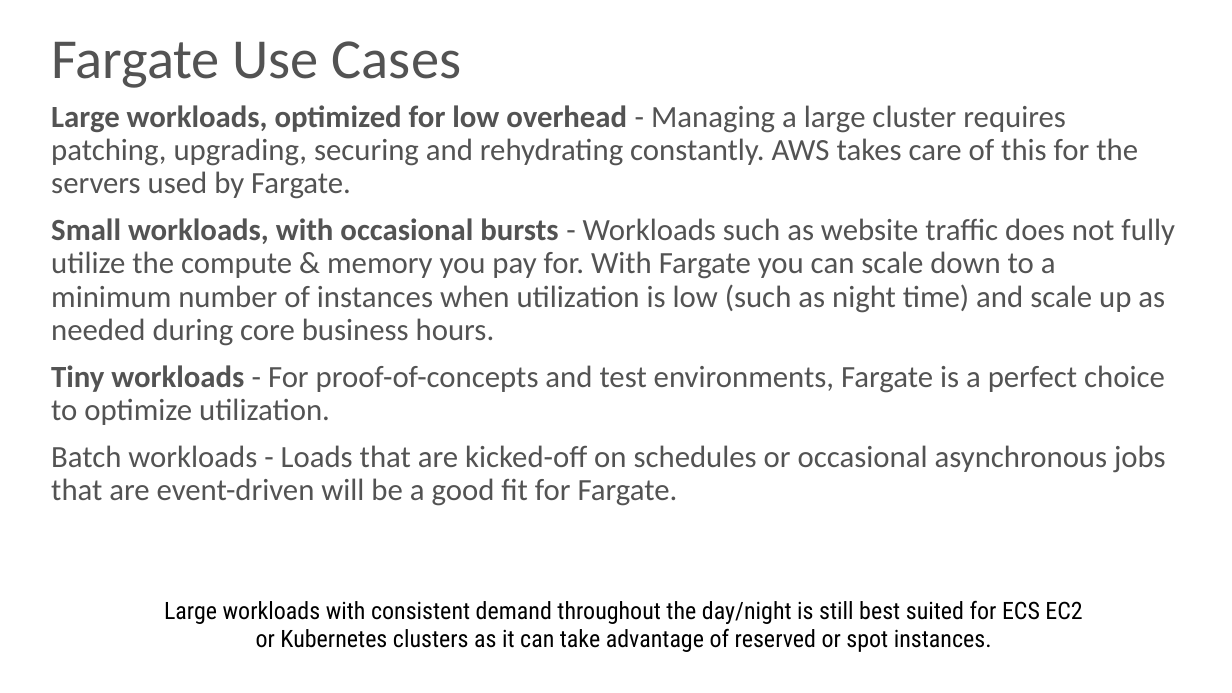
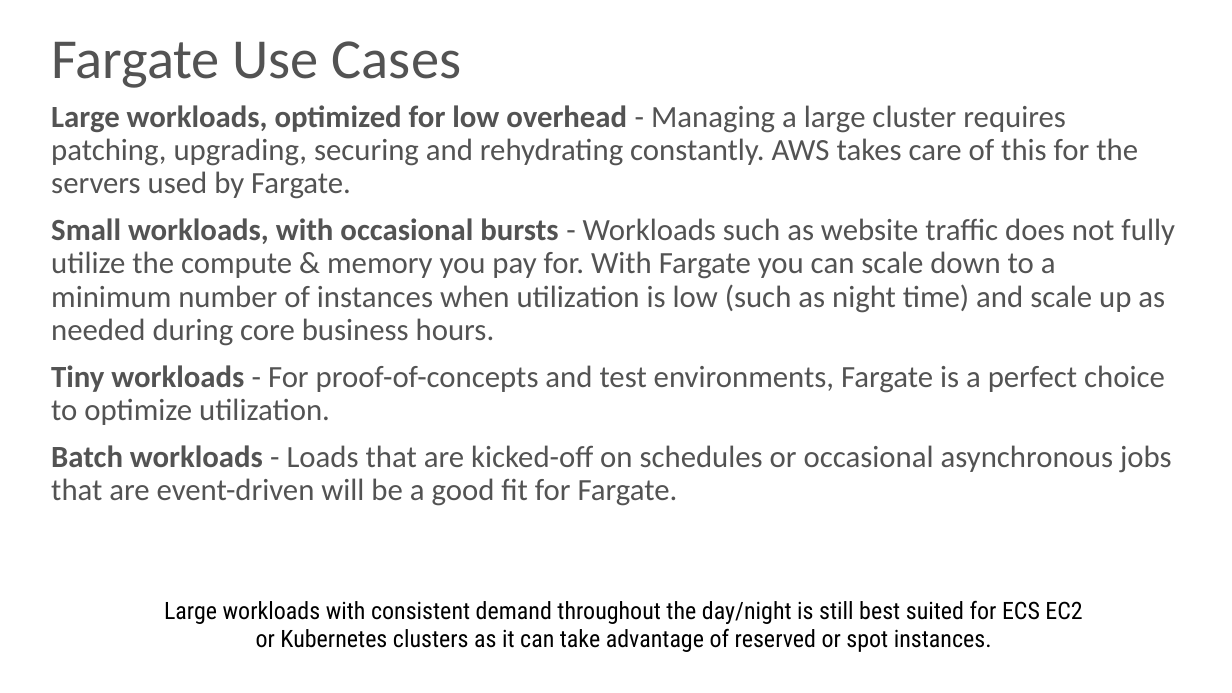
Before and after one commit to skarlekar/fargate-patterns, a slide deck: slide 6 of presentation/Fargate Patterns.pptx (slide 7 before the commit). Drawn at 1232x693 pixels with LibreOffice and Linux fonts; fonts in the diff are those of the drawing; background and template pictures are left out. Boxes give left, top, right and bottom in pixels: in the first picture for what was removed or moved away, otherwise in the second. Text is boxed around its words. In the diff, an @@ line names an element or a change of style, - is before the commit and + after.

```diff
--- a/presentation/Fargate Patterns.pptx
+++ b/presentation/Fargate Patterns.pptx
@@ text at (51, 445, 1172, 506): bold on in "Batch workloads" @@
```
Also in this commit, not shown: 4 other slides changed, 1 slide removed, 1 other file.
